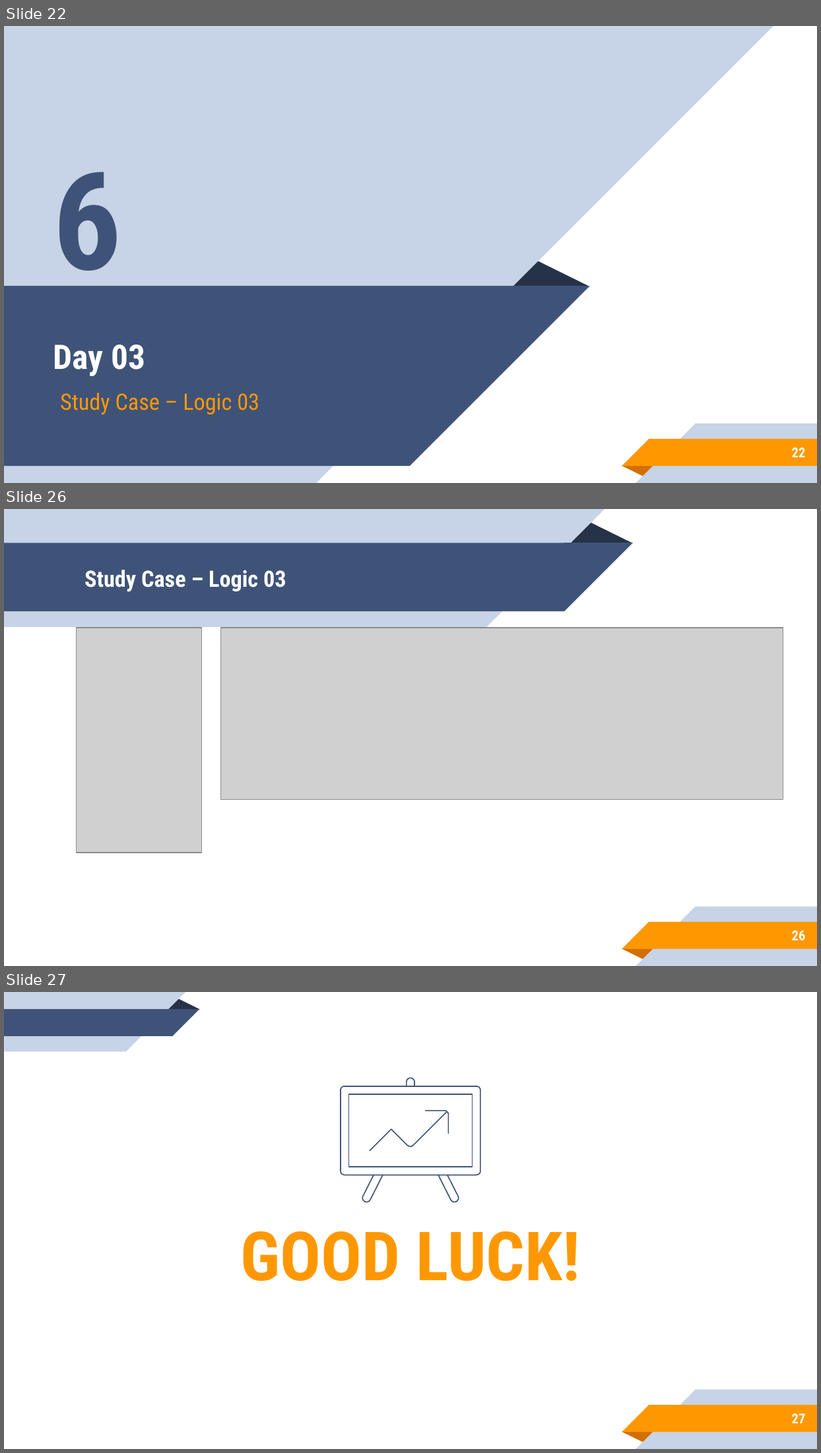
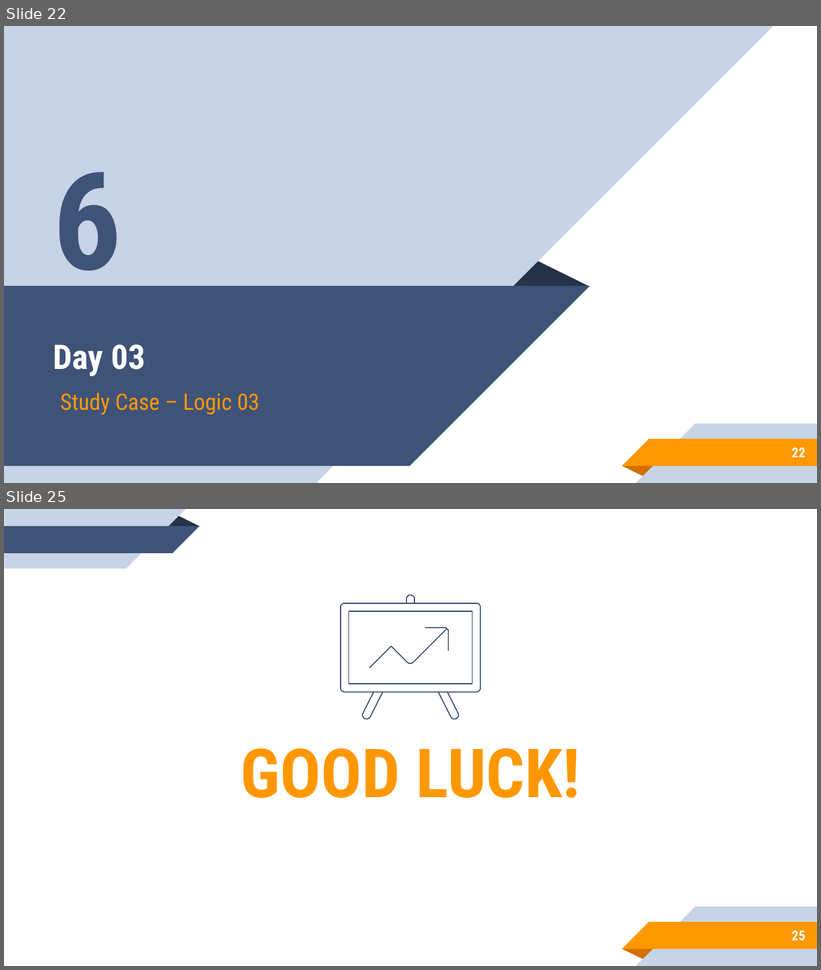
Before and after one commit to aronipurwanto/materi-xa, a slide deck: java/java-logic/Slide-Java-Logic-03.pptx. Shown one above the other, each under a label of ours: slides 22, 26 and 27 before the commit, slides 22 and 25 after it; the slides between them are not shown. The pictures are 821x1453 and 821x970 pixels, drawn with LibreOffice and Linux fonts; fonts in the diff are those of the drawing; grey boxes stand for pictures. Boxes give left, top, right and bottom in pixels: in the first picture for what was removed or moved away, otherwise in the second. Text is boxed around its words. In the diff, an @@ line names an element or a change of style, - is before the commit and + after.

Commit message:
update logic 03

```diff
--- a/java/java-logic/Slide-Java-Logic-03.pptx
+++ b/java/java-logic/Slide-Java-Logic-03.pptx
@@ slide 26 removed at [4,509,817,966], background #FFFFFF; not listed: 5 template elements that a slide beside it also shows @@
@@ group removed at [4,509,632,627]: 2 rectangles, 2 right triangles, 1 triangle @@
@@ title removed at [85,570,286,592] @@
-Study Case – Logic 03
@@ picture removed at [77,628,201,853] @@
@@ picture removed at [221,628,783,800] @@
@@ page number removed at [792,931,806,941] @@
-26
@@ what was slide 27 is now slide 25 @@
@@ page number at [792,931,806,941]: text changed @@
-27
+25
```
Also in this commit, not shown: 2 slides changed, 1 other slide removed, 2 other files.
